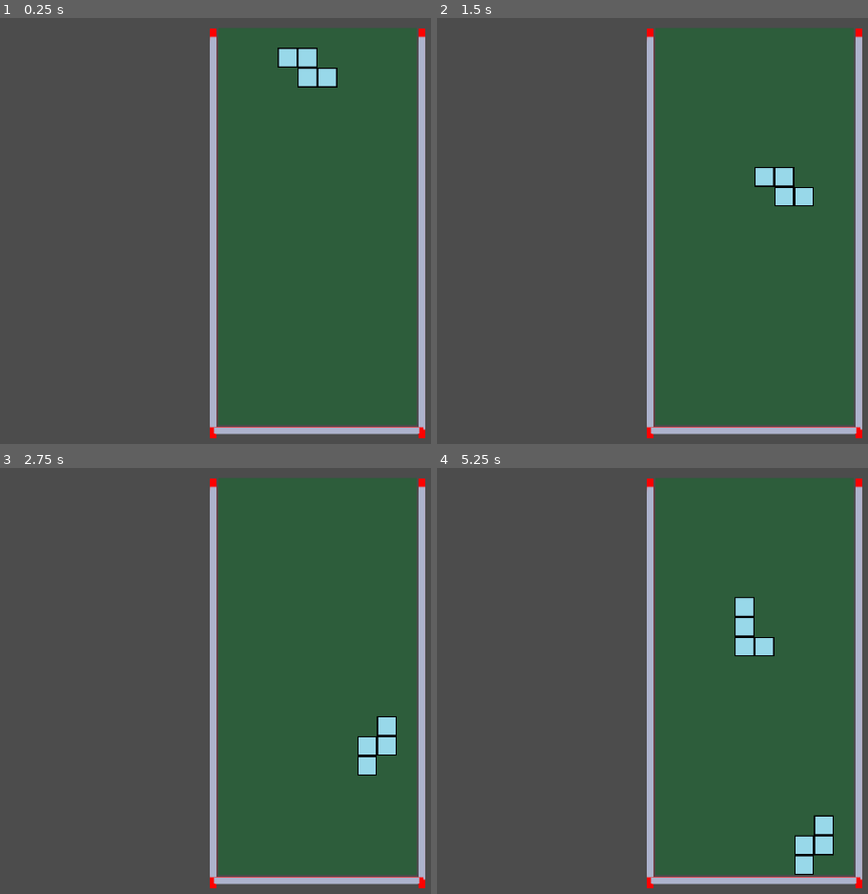
Above: before the commit, frames 1-4 (two rows, left to right).
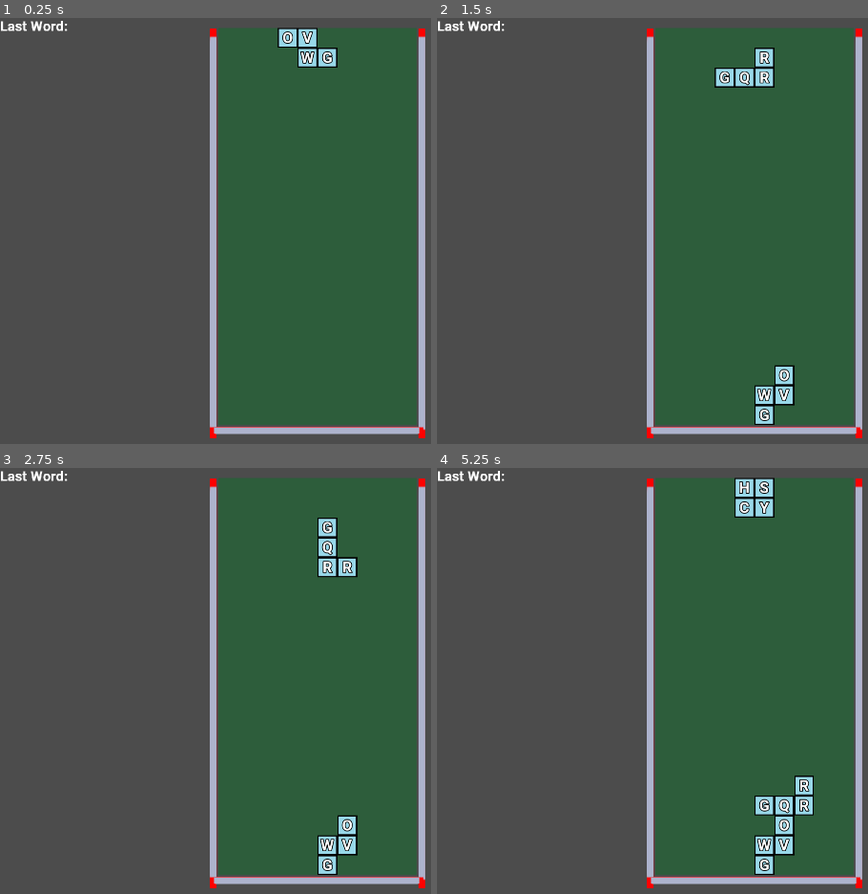
Above: after the commit, the same moments.

Repository: lmorgan42/Thesis
Game: Godot game, scene res://Main.tscn
Two runs of this game, one before a commit and one after it. Both use one fixed random seed, a clock stepped at 60 frames per second and the inputs below.
Inputs:
- Up to frame 1 (0.25 s): no input
- Up to frame 2 (1.5 s): hold Right (move_block_right) 0.53-1.28 s; hold E (rotate_block_clockwise) 0.53-1.28 s; hold Down (slam_down, bound only after the commit) from 1.28 s (still down); tap W (rotate_block_counterclockwise) at 1.35 s
- Up to frame 3 (2.75 s): release Down (slam_down, bound only after the commit) at 2.03 s; hold Right (move_block_right) from 2.03 s (still down); hold E (rotate_block_clockwise) from 2.03 s (still down)
- Up to frame 4 (5.25 s): release E (rotate_block_clockwise) at 2.78 s; tap W (rotate_block_counterclockwise) at 2.85, 4.35 s; release Right (move_block_right) at 3.53 s; hold E (rotate_block_clockwise) 3.53-4.28 s; hold Left (move_block_left) 3.53-5.03 s; hold Down (slam_down, bound only after the commit) from 5.03 s (still down); hold E (rotate_block_clockwise) from 5.03 s (still down)

The runs differ from the first frame. In frame 1, 1.6% of the frame differs, in the area x 0-79%, y 0-17%; in frame 2, 2.8%; in frame 3, 2.8%; in frame 4, 4.5%, in the area x 0-93%, y 0-96%.

Commit message:
Added word based clearing and letters on blocks

Diff:
--- a/Block.gd
+++ b/Block.gd
@@ -6,8 +6,10 @@
 var playOrigin
 var BlockSize = 0
 
-func init(playOrigin : Vector2):
+func init(playOrigin : Vector2, letter):
 	self.playOrigin = playOrigin
+	self.letter = letter
+	$Label.text = self.letter
 	self.BlockSize = self.texture.get_size().x
 
 func setBlockPosition(x, y):
--- a/Block.tscn
+++ b/Block.tscn
@@ -1,9 +1,28 @@
-[gd_scene load_steps=3 format=2]
+[gd_scene load_steps=5 format=2]
 
 [ext_resource path="res://Assets/Block.png" type="Texture" id=1]
 [ext_resource path="res://Block.gd" type="Script" id=2]
+[ext_resource path="res://Assets/Roboto-Bold.ttf" type="DynamicFontData" id=3]
+
+[sub_resource type="DynamicFont" id=1]
+size = 38
+outline_size = 2
+outline_color = Color( 0, 0, 0, 1 )
+use_filter = true
+font_data = ExtResource( 3 )
 
 [node name="Block" type="Sprite"]
 texture = ExtResource( 1 )
 centered = false
 script = ExtResource( 2 )
+
+[node name="Label" type="Label" parent="."]
+margin_right = 50.0
+margin_bottom = 50.0
+custom_fonts/font = SubResource( 1 )
+text = "A"
+align = 1
+valign = 1
+__meta__ = {
+"_edit_use_anchors_": false
+}
--- a/Main.gd
+++ b/Main.gd
@@ -5,14 +5,30 @@
 const SuperNimoResource = preload("res://SuperNimo.tscn")
 const BlockMakerResource = preload("res://BlockMaker.tscn")
 
+const MIN_WORD_LEN = 3
+
 var curNimo
 var holdNimo
 var nextNimos = []
+var rng = RandomNumberGenerator.new()
+var validWords = {}
 
 var superNimo
 var blockMaker
 
 func _ready():
+
+	var file = File.new()
+	file.open("res://Assets/Collins Scrabble Words.txt", File.READ)
+	var words = file.get_as_text().split("\n")
+	for word in words:
+		validWords[word] = null
+
+	var word = "TSTACP"
+	var sub = checkForWords(word)
+	print(word.substr(sub.x, sub.y))
+
+	rng.randomize()
 	blockMaker = BlockMakerResource.instance()
 	self.add_child(blockMaker)
 	blockMaker.init()
@@ -20,6 +36,7 @@
 	superNimo = SuperNimoResource.instance()
 	self.add_child(superNimo)
 	$Timer.start()
+
 
 func createNimo(nimoDesc):
 	curNimo = NimoResource.instance()
@@ -35,6 +52,11 @@
 		curNimo.rotate(1)
 	elif event.is_action_pressed("rotate_block_counterclockwise"):
 		curNimo.rotate(-1)
+	elif event.is_action_pressed("slam_down"):
+		curNimo.slamdown()
+		$Timer.stop()
+		_on_Timer_timeout()
+		$Timer.start()
 
 
 func _on_Timer_timeout():
@@ -45,16 +67,87 @@
 	#add nimo to the super nimo
 	curNimo.submitToSuperNimo()
 
+	#TODO create new clear that checks words
+	#figure out which rows and columns should be checked
+	var rows = []
+	var cols = []
+	var toClearRows = []
+	for block in curNimo.blocks:
+		if not block.coords.x in cols: cols.append(block.coords.x)
+		if not block.coords.y in rows: rows.append(block.coords.y)
+	#check each consecutive chunk of blocks for words
+	#check rows
+	for row in rows:
+		var toCheck = ""
+		for i in range(10):
+			if superNimo.blocks[i][row] == null: toCheck += " "
+			else: toCheck += superNimo.blocks[i][row].letter
+		var subString = checkForWords(toCheck)
+		if subString.y != -1:
+			if not row in toClearRows: toClearRows.append(row)
+			if subString.z == -1: $Label.text = ("Last Word: " + invertString(toCheck.substr(subString.x, subString.y)))
+			else: $Label.text = ("Last Word: " + toCheck.substr(subString.x, subString.y))
+	#check columns
+	for col in cols:
+		var toCheck = ""
+		for i in range(20):
+			if superNimo.blocks[col][i] == null: toCheck += " "
+			else: toCheck += superNimo.blocks[col][i].letter
+		var subString = checkForWords(toCheck)
+		if subString.y != -1:
+			for i in range(subString.y):
+				if not subString.x + i in toClearRows: toClearRows.append(subString.x + i)
+			if subString.z == -1: $Label.text = ("Last Word: " + invertString(toCheck.substr(subString.x, subString.y)))
+			else: $Label.text = ("Last Word: " + toCheck.substr(subString.x, subString.y))
+
+	#clear any rows that include words found
+	for row in toClearRows:
+		superNimo.deleteRow(row)
+	superNimo.dropRows()
+
+
 	#check every row and delete them all if cleared
-	for i in range(20):
-		var filled = true
-		for k in range(10):
-			if not superNimo.checkCollision(Vector2(k,i)):
-				filled = false
-				break
-		if filled:
-			print("deleting row " + str(i))
-			superNimo.deleteRow(i)
+#	for i in range(20):
+#		var filled = true
+#		for k in range(10):
+#			if not superNimo.checkCollision(Vector2(k,i)):
+#				filled = false
+#				break
+#		if filled:
+#			print("deleting row " + str(i))
+#			superNimo.deleteRow(i)
+#			superNimo.dropRows()
 
 	curNimo.queue_free()
 	createNimo(blockMaker.getNextNimo())
+
+func checkForWords(toCheck):
+	var toRe = Vector3(0,-1, 1)
+	for i in range(len(toCheck), MIN_WORD_LEN - 1, -1):
+		for k in range(len(toCheck) - i + 1):
+			if toCheck.substr(k, i) in validWords:
+				toRe.x = k
+				toRe.y = i
+				return toRe
+			if invertString(toCheck.substr(k,i)) in validWords:
+				toRe.x = k
+				toRe.y = i
+				toRe.z = -1
+				return toRe
+	return toRe
+
+func invertString(toInvert):
+	var chars = []
+	for i in range(len(toInvert)):
+		chars.append(toInvert[i])
+	chars.invert()
+	toInvert = ""
+	for i in range(len(chars)):
+		toInvert += chars[i]
+	return toInvert
+
+func getBlockLetters(num):
+	var toRe = ""
+	for i in range(num):
+		toRe += "%c" % rng.randi_range(65,90)
+	return toRe
--- a/Main.tscn
+++ b/Main.tscn
@@ -1,7 +1,12 @@
-[gd_scene load_steps=3 format=2]
+[gd_scene load_steps=5 format=2]
 
 [ext_resource path="res://PlaySpace.tscn" type="PackedScene" id=1]
 [ext_resource path="res://Main.gd" type="Script" id=2]
+[ext_resource path="res://Assets/Roboto-Bold.ttf" type="DynamicFontData" id=3]
+
+[sub_resource type="DynamicFont" id=1]
+size = 35
+font_data = ExtResource( 3 )
 
 [node name="Main" type="Node"]
 script = ExtResource( 2 )
@@ -9,6 +14,14 @@
 [node name="PlaySpace" parent="." instance=ExtResource( 1 )]
 
 [node name="Timer" type="Timer" parent="."]
-wait_time = 0.25
+
+[node name="Label" type="Label" parent="."]
+margin_right = 516.0
+margin_bottom = 94.0
+custom_fonts/font = SubResource( 1 )
+text = "Last Word: "
+__meta__ = {
+"_edit_use_anchors_": false
+}
 
 [connection signal="timeout" from="Timer" to="." method="_on_Timer_timeout"]
--- a/Nimo.gd
+++ b/Nimo.gd
@@ -26,7 +26,7 @@
 		for k in i:
 			if k == 1:
 				var block = BlockResource.instance()
-				block.init(playOrigin)
+				block.init(playOrigin, GM.getBlockLetters(1))
 				block.setBlockPosition(x,y)
 				add_child(block)
 				blocks.append(block)
@@ -92,6 +92,11 @@
 	for block in blocks:
 		block.setBlockPositionV(proposedTranspose[block.coords])
 
+func slamdown():
+	print("slamming down")
+	while move(0,1):
+		pass
+
 func submitToSuperNimo():
 	for block in blocks:
 		remove_child(block)
--- a/SuperNimo.gd
+++ b/SuperNimo.gd
@@ -1,22 +1,69 @@
 extends Node
 
 #TODO replace with 2D array to make checks easier?
-var blocks = {}
+var blocks = []
+
+func _enter_tree():
+	for i in range(10):
+		var temp = []
+		for k in range(20):
+			temp.append(null)
+		blocks.append(temp)
 
 func addBlocks(blockArr):
 	for block in blockArr:
 		addBlock(block)
 
 func addBlock(block):
-	blocks[block.coords] = block
+	blocks[block.coords.x][block.coords.y] = block
 	add_child(block)
 
 func checkCollision(coords):
-	return coords in blocks
+	return blocks[coords.x][coords.y] != null
 
 func deleteRow(row):
 	for i in range(10):
 		var coords = Vector2(i,row)
-		if coords in blocks:
-			blocks[coords].queue_free()
-			blocks.erase(coords)
+		if checkCollision(coords):
+			blocks[coords.x][coords.y].queue_free()
+			blocks[coords.x][coords.y] = null
+
+func dropRows(startRow:int = 0):
+	print("dropping")
+	var blocksToMove = []
+	var x = 0
+	var y = startRow
+	#find first row with blocks
+	while not checkCollision(Vector2(x, y)):
+		x += 1
+		if x >= 10:
+			x = 0
+			y += 1
+			if y == 20: return
+	print("first block row is: " + str(y))
+	#find next empty row
+	var emptyRow = true
+	while true:
+		if checkCollision(Vector2(x, y)):
+			blocksToMove.append(blocks[x][y])
+			emptyRow = false
+		x += 1
+		if x >= 10:
+			if emptyRow:
+				break
+			emptyRow = true
+			x = 0
+			y += 1
+			if y == 20:
+				return
+	print("first empty row is: " + str(y))
+	#move all above blocks
+	for block in blocksToMove:
+		if blocks[block.coords.x][block.coords.y] == block:
+			blocks[block.coords.x][block.coords.y] = null
+		block.move(Vector2(0,1))
+		blocks[block.coords.x][block.coords.y] = block
+	dropRows()
+
+func sortByRow(a, b):
+	return a.y > b.y
--- a/project.godot
+++ b/project.godot
@@ -43,6 +43,11 @@
 "events": [ Object(InputEventKey,"resource_local_to_scene":false,"resource_name":"","device":0,"alt":false,"shift":false,"control":false,"meta":false,"command":false,"pressed":false,"scancode":87,"unicode":0,"echo":false,"script":null)
  ]
 }
+slam_down={
+"deadzone": 0.5,
+"events": [ Object(InputEventKey,"resource_local_to_scene":false,"resource_name":"","device":0,"alt":false,"shift":false,"control":false,"meta":false,"command":false,"pressed":false,"scancode":16777234,"unicode":0,"echo":false,"script":null)
+ ]
+}
 
 [physics]
 
Not shown, added: Assets/Collins Scrabble Words.txt
Binary file added: Assets/Roboto-Bold.ttf
